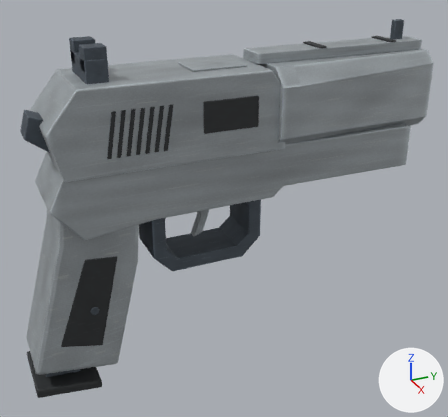
Renders of the glTF model tools/cs16/refined/deagle.glb from each side of a commit.
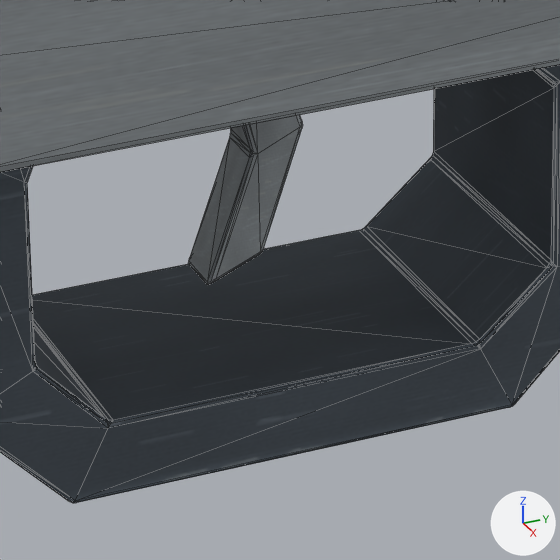
Each version appears first whole from a 50 mm lens placed at (0.64, -0.156, 0.316), pointed at (0.001, 0.132, -0.003), and next in a close-up on the part from 36% to 56% of the width and 46% to 67% of the height. Lighting does not change. The marker at lower right points along +X, +Y and +Z. The last two pictures show the newer version. The close-ups show mesh edges as thin lines. Vertices at exactly the same position are counted once.

In view in the first close-up: 'deagle_Body'.
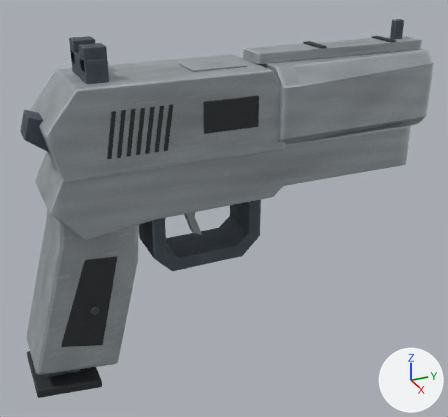
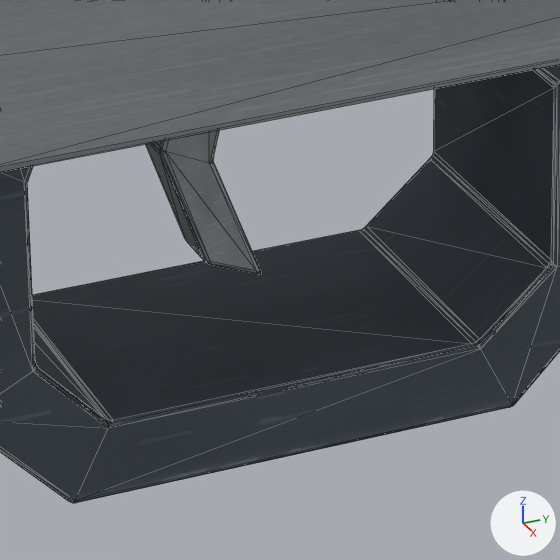
Boxes (x1, y1, x2, y2) around the edits, measured in the close-ups (560 x 560 px; the box of a moved part takes in the faces that stretch with it):
part 1 of me_contoured_pistol_grip_017, moved or reshaped: before (188, 115, 303, 285); after (146, 130, 261, 274)
part 2 of me_contoured_pistol_grip_017, surface changed: before (210, 115, 303, 284); after (160, 140, 260, 274)

The change in detail:
me_contoured_pistol_grip_017 has 1408 vertices, 2736 faces and spans x -0.058..0.058, y -0.119..0.408, z -0.164..0.209.
me_contoured_pistol_grip_017 is used by ob_deagle_body; location (0.0, 0.0, 0.0).
me_contoured_pistol_grip_017 part 1: 84 of 1408 vertices moved; they spanned x -0.006..0.006, y 0.089..0.11, z -0.032..0.032 and now span x -0.006..0.006, y 0.08..0.101, z -0.032..0.032; mean shift (0.0, -0.006, 0.0); largest move (-0.005, 0.11, 0.0) -> (-0.005, 0.08, 0.0).
me_contoured_pistol_grip_017 part 2: 58 kept faces spanning x -0.006..0.006, y 0.08..0.101, z -0.032..0.032 get new texture (UV) coordinates.
